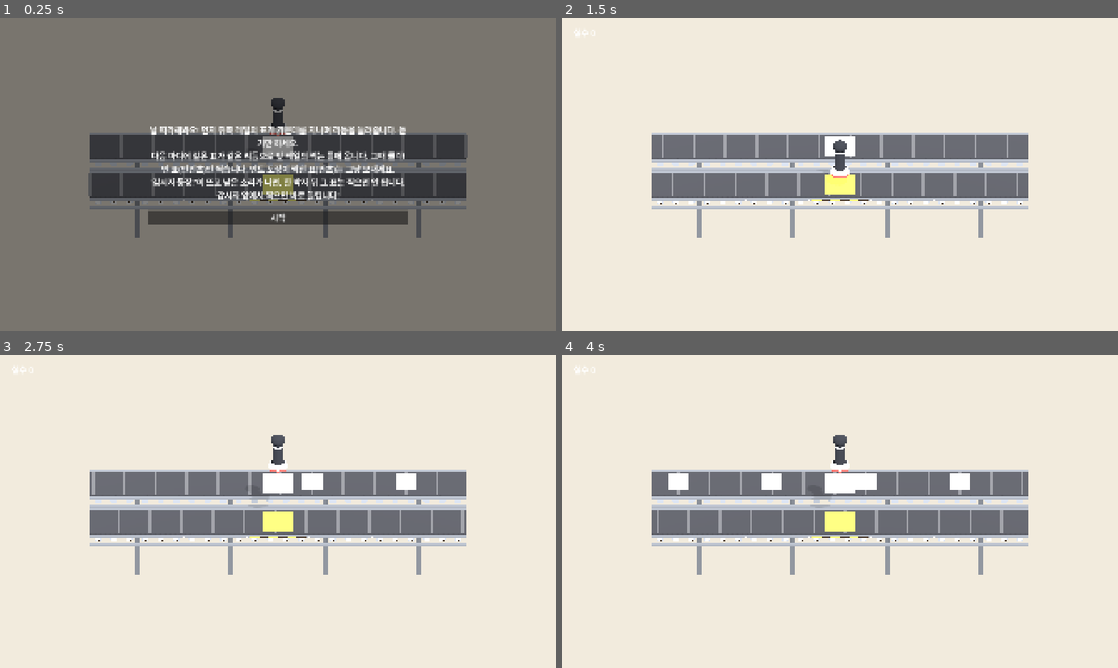
Above: before the commit, frames 1-4 (two rows, left to right).
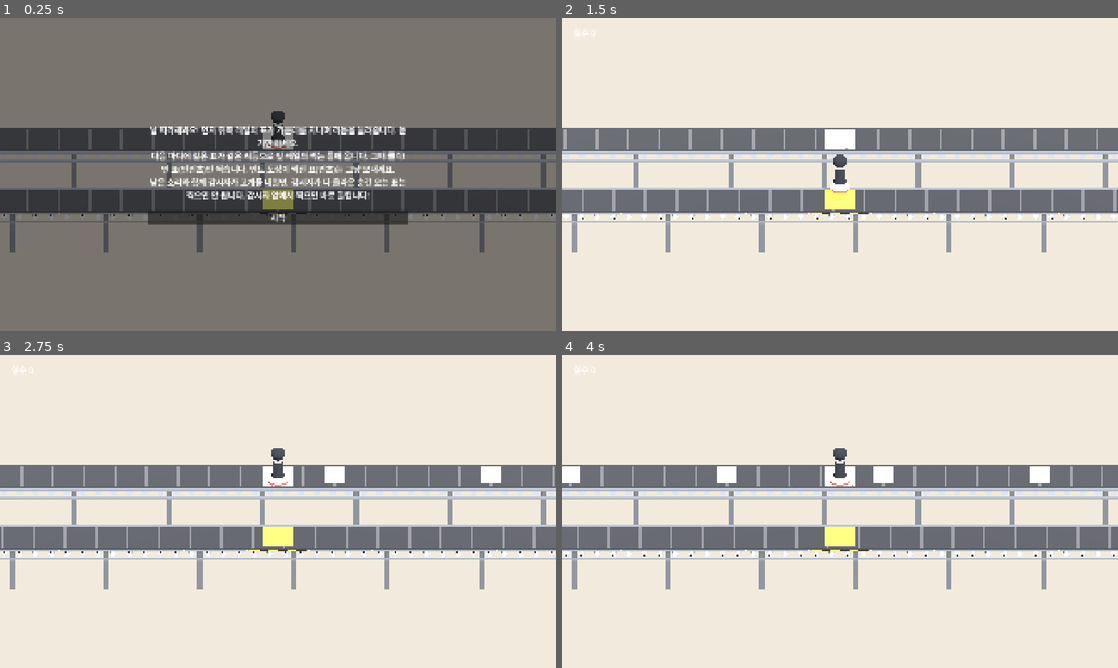
Above: after the commit, the same moments.

Repository: hahaha13791/mincho-game
Game: Godot game, scene res://minigames/piano_ballot/piano_ballot.tscn
Same seed, same stepped clock (60 frames per second), same inputs: the game is played once before the commit and once after it. This scene is started directly instead of the project's main scene.
Inputs (mouse positions are in pixels of both pictures, inside the frame that each line leads up to):
- Up to frame 1 (0.25 s): no input
- Up to frame 2 (1.5 s): click "시작" at 0.5 s; tap Enter at 1.25 s; move the mouse to (962, 158) at 1.27 s; click (962, 158) at 1.42 s
- Up to frame 3 (2.75 s): move the mouse to (166, 527) at 2.02 s; click (166, 527) at 2.17 s
- Up to frame 4 (4 s): move the mouse to (895, 442) at 2.77 s; click (895, 442) at 2.92 s; move the mouse to (812, 574) at 3.52 s; click (812, 574) at 3.67 s

The runs differ from the first frame. In frame 1, 17% of the frame differs, in the area x 0-100%, y 25-75%; in frame 2, 20%; in frame 3, 21%; in frame 4, 21%.

Commit message:
feat(minigames/piano_ballot): 화면 밖까지 뻗은 레일, 아래에서 비스듬히 올라오는 감시자 상반신
- 레일 끝이 안 보이게 길이 12→20, 박당 거리 3→5(고리 1마디 유지), 두 레일 사이를 2.6→4.5로 띄움
- 감시자는 카메라에 붙인 큰 상반신: 2박 전 소리와 함께 머리만 내밀고, 그 표가 올 때 화면 세로 2/3까지 비스듬히 올라왔다 내려간다(가로는 오른쪽 1/4쯤)

Co-Authored-By: Claude Sonnet 5.5 <noreply@anthropic.com>

Diff:
--- a/minigames/piano_ballot/piano_ballot.gd
+++ b/minigames/piano_ballot/piano_ballot.gd
@@ -12,15 +12,22 @@
 const CONVEYOR: PackedScene = preload("res://minigames/piano_ballot/props/conveyor.tscn")
 const STAMP: PackedScene = preload("res://minigames/piano_ballot/props/stamp.tscn")
 const STAMP_MARK: PackedScene = preload("res://common/stamp_mark.tscn")
-const SPACING: float = 3.0 # 한 박 동안 표가 가는 거리. 16분(0.25박) 간격 0.75가 표 폭보다 넓게
+const SPACING: float = 5.0 # 한 박 동안 표가 가는 거리. 고리(레일 길이 × 2)가 1마디가 되게 레일 길이와 맞춘다
 const BALLOT_SIZE: Vector3 = Vector3(0.66, 0.06, 1.0) # 흐르는 방향(x)으로 좁은 쪽지
 const BELT_END: float = Conveyor.LENGTH / 2.0 # 레일 끝. 여기서 미리보기 레일 → 앞 레일로 넘어온다
 const CALL_LAG: float = 4.0 # 뒤 레일 가운데 → 찍는 자리 = 1마디. 고리 길이(2 × BELT_END)가 SPACING × 이 값과 같아야 한다
-const PREVIEW_Z: float = -2.6 # 미리보기 레일(뒤쪽, 반대 방향)
-const WATCH_SHOW: float = 0.4 # 감시자 표 앞뒤로 감시자가 서 있는 시간(박)
+const PREVIEW_Z: float = -4.5 # 미리보기 레일(뒤쪽, 반대 방향)
+const WATCH_SHOW: float = 0.5 # 감시자 표 앞뒤로 감시자가 다 올라와 있는 시간(박)
+# 감시자 상반신: 카메라에 붙여 화면 오른쪽 아래에서 비스듬히 올라온다(카메라 기준 좌표, 직교 카메라 size 10 = 세로 ±5)
+const WATCHER_SCALE: float = 6.5 # 머리~가슴이 화면 세로의 2/3쯤
+# 크기 6.5에서 발 → 머리 끝 ≈ 12.2(캡처로 잼). 화면 아래 끝 = -5
+const WATCHER_UP: Vector3 = Vector3(7.5, -10.5, -3.0) # 다 올라온 자리(발 기준). 머리 끝이 화면 위에서 1/3쯤 = 세로 2/3
+const WATCHER_DOWN_Y: float = -18.0 # 숨은 자리. 머리 끝까지 화면 아래
+const WATCHER_PEEK: float = 0.27 # 예고 동안 올라오는 비율(머리 끝만)
+const WATCHER_LEAN: float = 0.15 # 화면 안쪽으로 기우는 각도(라디안). 발 기준으로 돌아 머리가 크게 움직이니 작게
 const STAMPER_REST_Y: float = 2.5
 const STAMPER_PRESS_Y: float = 0.5
-const TUTORIAL_TEXT: String = "날 따라해봐요! 먼저 뒤쪽 레일의 표가 가운데를 지나며 리듬을 들려줍니다. 듣기만 하세요.\n다음 마디에 같은 표가 같은 리듬으로 앞 레일의 찍는 틀에 옵니다. 그때 클릭!\n빈 표(반민초)만 찍습니다. 민트 도장이 찍힌 표(민초)는 그냥 보내세요.\n'감시자 등장!'이 뜨고 낮은 소리가 나면, 한 박자 뒤 그 표는 찍으면 안 됩니다. 감시자 앞에서 찍으면 바로 들킵니다!"
+const TUTORIAL_TEXT: String = "날 따라해봐요! 먼저 뒤쪽 레일의 표가 가운데를 지나며 리듬을 들려줍니다. 듣기만 하세요.\n다음 마디에 같은 표가 같은 리듬으로 앞 레일의 찍는 틀에 옵니다. 그때 클릭!\n빈 표(반민초)만 찍습니다. 민트 도장이 찍힌 표(민초)는 그냥 보내세요.\n낮은 소리와 함께 감시자가 고개를 내밀면, 감시자가 다 올라온 순간 오는 표는 찍으면 안 됩니다. 감시자 앞에서 찍으면 바로 들킵니다!"
 
 @export var id: StringName = &"piano_ballot"
 
@@ -52,7 +59,7 @@
 
 func _ready() -> void:
 	$Sun.rotation_degrees = Vector3(-50.0, 20.0, 0.0)
-	_camera.look_at_from_position(Vector3(0.0, 5.5, 9.5), Vector3(0.0, 0.0, -0.8)) # 약 30도. 컨베이어 옆면(롤러)과 뒤 미리보기 레일이 보이게
+	_camera.look_at_from_position(Vector3(0.0, 5.5, 9.5), Vector3(0.0, 0.0, -2.0)) # 약 30도. 컨베이어 옆면(롤러)과 뒤 미리보기 레일이 보이게
 	_beat_dur = 60.0 / CONFIG.bpm
 	_first = CONFIG.count_in * _beat_dur
 	assert(is_equal_approx(2.0 * BELT_END, SPACING * CALL_LAG), "고리 길이가 1마디와 안 맞음: Conveyor.LENGTH 또는 SPACING 확인")
@@ -102,19 +109,20 @@
 	if _next_call < _beats.size() and now >= _beats[_next_call]["time"] - CALL_LAG:
 		Beep.play(_call_sfx, 523.0, 0.12) # 보여 주기: 뒤 레일 가운데를 지나는 표마다
 		_next_call += 1
-	if _next_warn < _watch_list.size() and now >= _beats[_watch_list[_next_warn]]["time"] - 1.0:
-		_warn_until = _first + (_beats[_watch_list[_next_warn]]["time"] + 0.5) * _beat_dur
-		Beep.play(_sfx, 330.0)
+	if _next_warn < _watch_list.size() and now >= _beats[_watch_list[_next_warn]]["time"] - CONFIG.warn_beats:
+		_warn_until = _first + (_beats[_watch_list[_next_warn]]["time"] + WATCH_SHOW) * _beat_dur
+		Beep.play(_sfx, 330.0, 0.2)
 		_next_warn += 1
-	var watcher_here: bool = false
+	var rise: float = 0.0 # 감시자가 올라온 정도: 0 숨음, WATCHER_PEEK 예고, 1 다 올라옴
 	for i in _ballots.size():
 		var u: float = now - _beats[i]["time"] # 찍는 지점까지 남은(음수)·지난(양수) 박
 		_place_ballot(_ballots[i], u * SPACING)
-		if _beats[i]["watcher"] and absf(u) < WATCH_SHOW:
-			watcher_here = true
+		if _beats[i]["watcher"]:
+			rise = maxf(rise, _watcher_rise(u))
 	for c in _conveyors:
 		c.scroll(_t / _beat_dur * SPACING) # 표와 같은 속도
-	_watcher.set_present(watcher_here)
+	_watcher.position = WATCHER_UP
+	_watcher.position.y = lerpf(WATCHER_DOWN_Y, WATCHER_UP.y, rise)
 	_warn.visible = _t < _warn_until
 	# 판정 창이 지난 표는 안 찍은 것으로 확정한다
 	while _next_resolve < _beats.size() and _t > _first + _beats[_next_resolve]["time"] * _beat_dur + _windows[_next_resolve]:
@@ -124,6 +132,20 @@
 		_next_resolve += 1
 	if _next_resolve >= _beats.size():
 		_finish(false, "")
+
+
+# u = 감시자 표가 찍는 지점까지 남은(음수)·지난(양수) 박. 예고 동안 머리만 내밀다가, 그 표가 올 때 다 올라왔다 내려간다
+func _watcher_rise(u: float) -> float:
+	var up: float = 0.15 # 오르내리는 데 걸리는 박
+	if u < -CONFIG.warn_beats or u > WATCH_SHOW + up:
+		return 0.0
+	if u < -WATCH_SHOW - up:
+		return WATCHER_PEEK * clampf((u + CONFIG.warn_beats) / up, 0.0, 1.0)
+	if u < -WATCH_SHOW:
+		return lerpf(WATCHER_PEEK, 1.0, (u + WATCH_SHOW + up) / up)
+	if u <= WATCH_SHOW:
+		return 1.0
+	return 1.0 - (u - WATCH_SHOW) / up
 
 
 # 고리 위치. d = 앞 레일에서 찍는 지점 기준 x. 앞 레일 왼쪽 끝보다 이전이면 미리보기 레일 위(반대 방향)
@@ -251,6 +273,9 @@
 	_stamper.position = Vector3(0.0, STAMPER_REST_Y, 0.0)
 	add_child(_stamper)
 
-	_watcher = WATCHER.instantiate()
-	_watcher.position = Vector3(-3.0, 0.0, PREVIEW_Z - 2.0) # 미리보기 레일 너머에서 찍는 자리를 본다
-	add_child(_watcher)
+	_watcher = WATCHER.instantiate() # 카메라 자식: 인형 앞(+z)이 카메라를 본다
+	_watcher.scale = Vector3.ONE * WATCHER_SCALE
+	_watcher.rotation.z = WATCHER_LEAN
+	_watcher.position = Vector3(WATCHER_UP.x, WATCHER_DOWN_Y, WATCHER_UP.z)
+	_camera.add_child(_watcher)
+	_watcher.set_present(true) # 서브씬은 숨은 채 시작한다. 등장은 화면 아래로 숨겼다가 올리는 것으로 한다
--- a/minigames/piano_ballot/piano_config.gd
+++ b/minigames/piano_ballot/piano_config.gd
@@ -12,6 +12,7 @@
 @export var fast_from: int = 9 ## 이 마디부터 16분 패턴도 나옴
 @export var watch_from: int = 9 ## 이 마디부터 감시자가 나옴
 @export var watch_every: int = 2 ## 감시자 간격(마디). 따라 하기 마디마다 한 명
+@export var warn_beats: float = 2.0 ## 감시자 표보다 이만큼 먼저 소리와 함께 감시자가 고개를 내민다(박)
 @export var window: float = 0.17 ## 박자 판정 허용 오차(초, ±). 표 간격이 좁으면 간격의 절반으로 줄어든다
 @export var perfect_mistakes: int = 1 ## 실수가 이 이하면 완전범죄
 @export var success_mistakes: int = 5 ## 실수가 이 이하면 미션성공, 넘으면 적발
--- a/minigames/piano_ballot/props/conveyor.gd
+++ b/minigames/piano_ballot/props/conveyor.gd
@@ -4,7 +4,7 @@
 ## 반복 부품(줄무늬·롤러·다리)이 많아 씬 대신 코드로 배치한다. 색은 팔레트에서만 가져온다.
 
 const PALETTE: Palette = preload("res://common/style/palette.tres")
-const LENGTH: float = 12.0 # 피아노표 고리 길이와 맞물린다: 뒤 레일 가운데 → 앞 레일 찍는 자리 = LENGTH = 1마디
+const LENGTH: float = 20.0 # 화면(가로 약 ±8.9)보다 길게 해 끝을 숨긴다. 피아노표 고리 길이와 맞물린다: 뒤 레일 가운데 → 앞 레일 찍는 자리 = LENGTH = 1마디
 const WIDTH: float = 1.6
 const STRIPE_GAP: float = 1.0
 const ROLLER_GAP: float = 0.5
Not shown, changed: .claude/CLAUDE.md
Not shown, changed: docs/기획서.md
